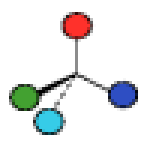
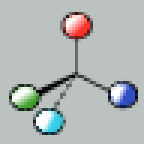
Comparing the layer stacks of the two w=144, h=144 images. Changes:
painted on "Wklejona warstwa" over (x1=12, y1=12, x2=138, y2=132)
added layer "Tło" over (x1=0, y1=0, x2=144, y2=144)
